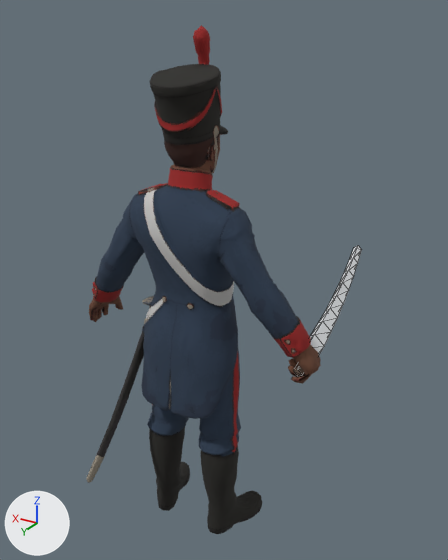
The glTF model assets/cabral/3d/cabral_animado.glb: old version first, new version second.
Both versions are drawn from a 50 mm camera at (-0.611, 0.844, 1.018) aimed at (-0.018, -0.143, 0.525). Every picture has the same lights, and +X, +Y and +Z are marked at lower left. The older version comes first. Mesh edges are drawn as thin lines on the coarser meshes. Where no turn or scale is listed for an object, it has been applied to the vertices.

Objects in the first picture: 'sable', 'tripo_node_1055043b-0dbc-4ca1-bd88-0bfe24cfdfa6'.
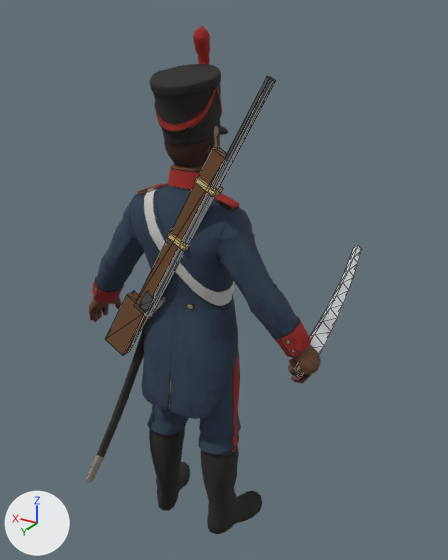
Changed parts and their boxes [x1, y1, x2, y2] in the pictures (448 x 560 px):
'mosquete', added: after [105, 76, 276, 355]
    faces in mat_madera (brown #6f4d30): [105, 147, 227, 355]
    faces in mat_hierro (dark grey #505255): [139, 76, 276, 316]
    faces in mat_bronce (yellow #d8c284): [167, 176, 223, 251]

Patch to the scene script:
```diff
--- a/assets/cabral/3d/cabral_animado.glb.py
+++ b/assets/cabral/3d/cabral_animado.glb.py
@@ mat_madera @@
+mat_madera = principled_material('madera')
+mat_madera.base_color = (0.16, 0.075, 0.03)  # brown #6f4d30
+mat_madera.roughness = 1.0
@@ mat_hierro @@
+mat_hierro = principled_material('hierro')
+mat_hierro.base_color = (0.08, 0.085, 0.09)  # dark grey #505255
+mat_hierro.roughness = 1.0
@@ me_cube_002 @@
+me_cube_002.from_pydata(...)  # 56 vertices, 88 faces; spans x -0.329..0.027, y -0.013..0.013, z -0.009..0.533
+# faces by material slot: [24, 40, 24]
+me_cube_002.materials.append(mat_madera)  # brown #6f4d30
+me_cube_002.materials.append(mat_hierro)  # dark grey #505255
+me_cube_002.materials.append(mat_bronce)  # yellow #d8c284
@@ ob_mosquete @@
+ob_mosquete = bpy.data.objects.new('mosquete', me_cube_002)
+ob_mosquete.location = (0.132, 0.013, 0.403)
```
